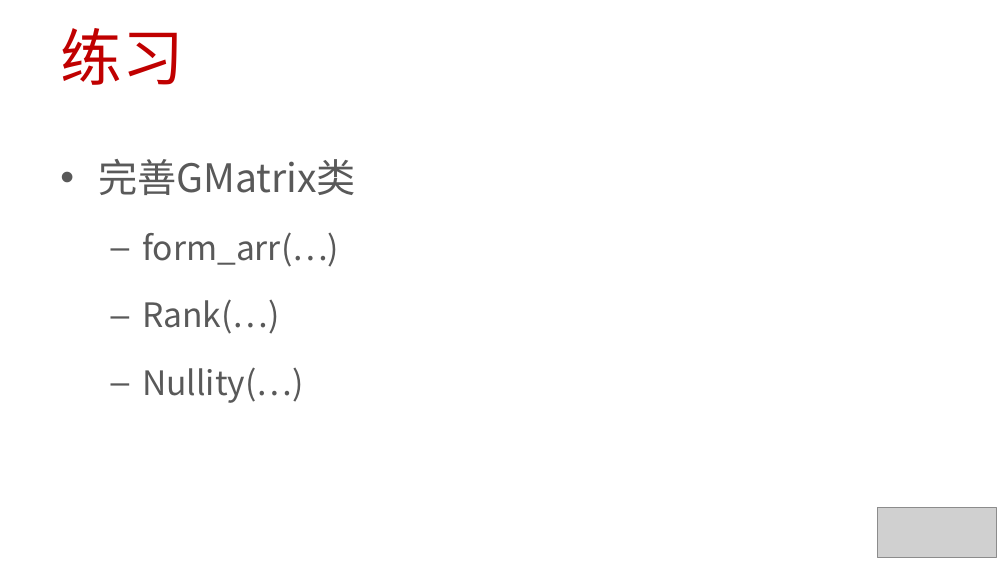
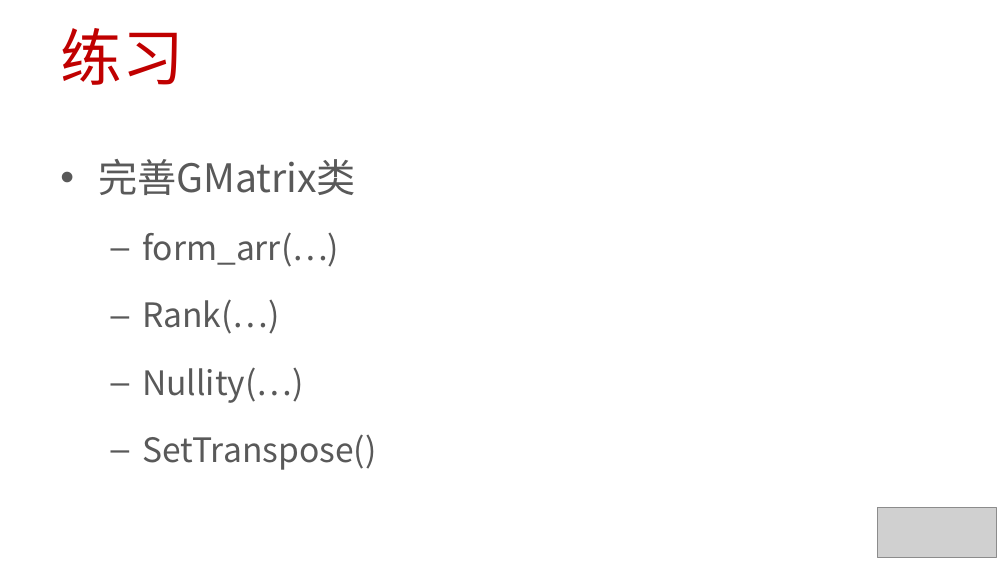
Before and after one commit to 0000duck/ComputerGraphicsBasics, a slide deck: slide 18 of PPT/C++练习.pptx. Drawn at 1008x567 pixels with LibreOffice and Linux fonts; fonts in the diff are those of the drawing; grey boxes stand for pictures. Boxes give left, top, right and bottom in pixels: in the first picture for what was removed or moved away, otherwise in the second. Text is boxed around its words. In the diff, an @@ line names an element or a change of style, - is before the commit and + after.

Commit message:
updated

```diff
--- a/PPT/C++练习.pptx
+++ b/PPT/C++练习.pptx
@@ text at [142,434,376,470]: paragraph added @@
+  – SetTranspose()
```
